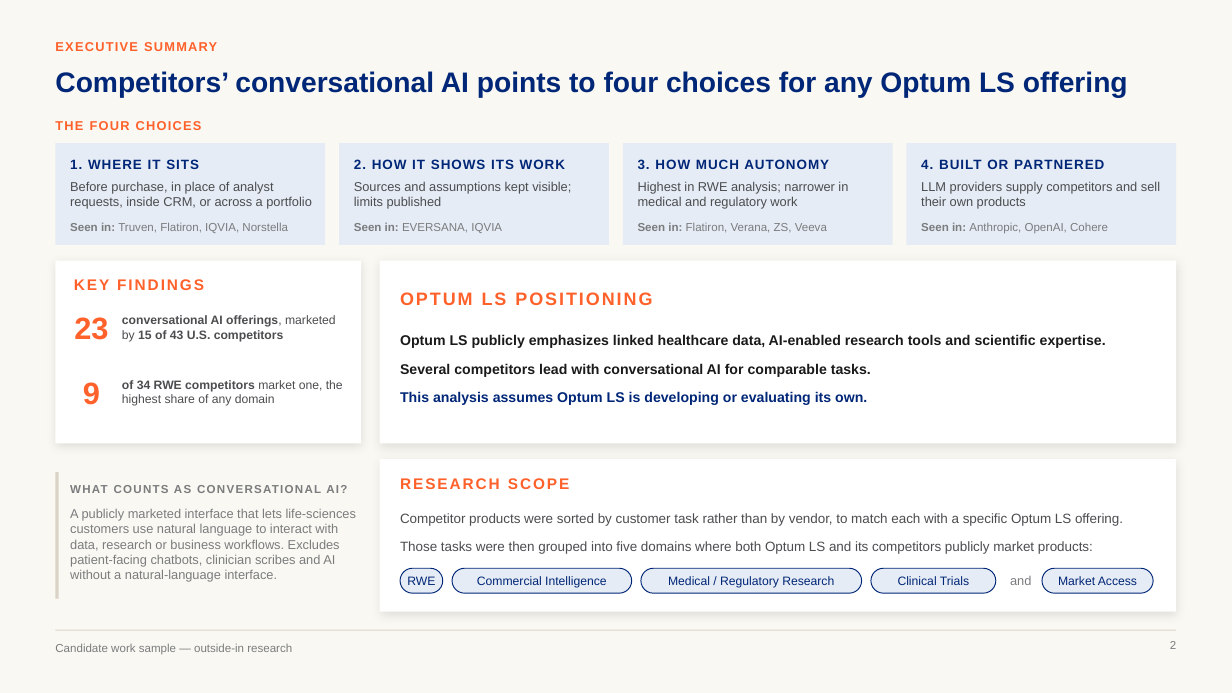
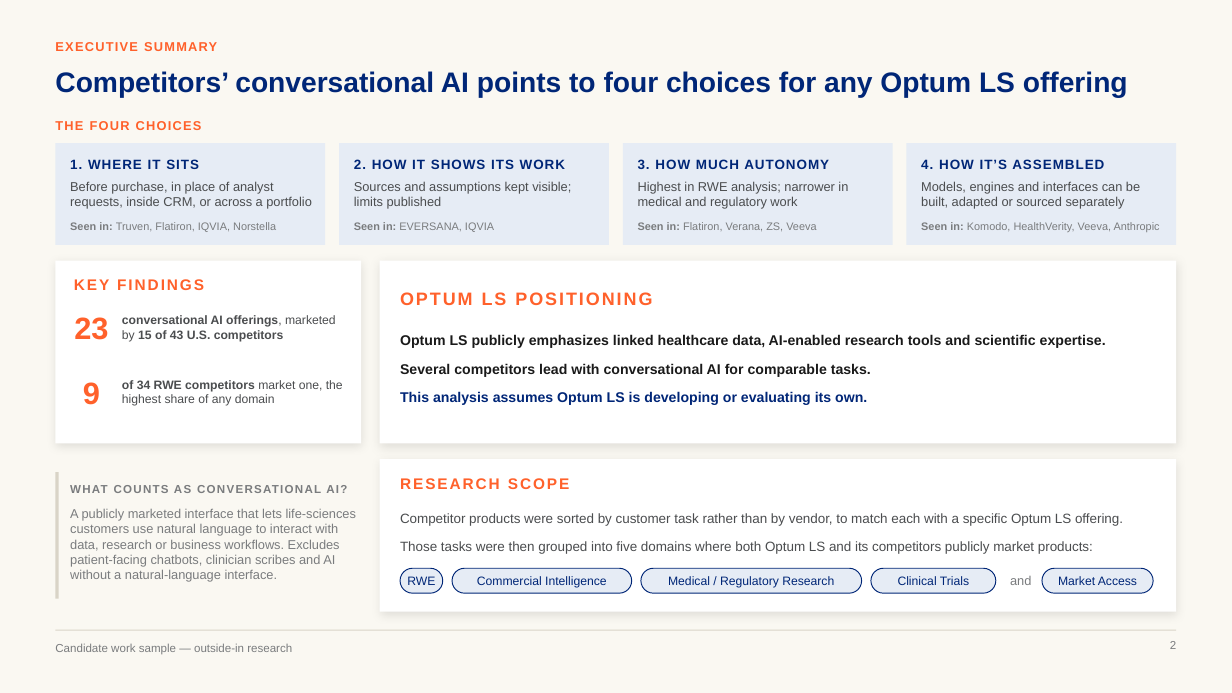
Before and after one commit to marinojt/test, a slide deck: slide 2 of deck/Optum-LS-Conversational-AI-10.16.pptx. Drawn at 1232x693 pixels with LibreOffice and Linux fonts; fonts in the diff are those of the drawing. Boxes give left, top, right and bottom in pixels: in the first picture for what was removed or moved away, otherwise in the second. Text is boxed around its words. In the diff, an @@ line names an element or a change of style, - is before the commit and + after.

```diff
--- a/deck/Optum-LS-Conversational-AI-10.16.pptx
+++ b/deck/Optum-LS-Conversational-AI-10.16.pptx
@@ text at [921,159,1104,169]: text changed @@
-4. BUILT OR PARTNERED
+4. HOW IT’S ASSEMBLED
@@ text at [921,181,1140,209]: text changed @@
-LLM providers supply competitors and sell their own products
+Models, engines and interfaces can be built, adapted or sourced separately
@@ size 9 to 8.5 pt in 3 elements at [70,222,276,232], [354,222,494,232], [638,222,816,231] @@
@@ text at [921,222,1160,232]: text changed; size 9 to 8.5 pt @@
-Seen in: Anthropic, OpenAI, Cohere
+Seen in: Komodo, HealthVerity, Veeva, Anthropic
```
Also in this commit, not shown: 3 other slides changed, 5 other files.
